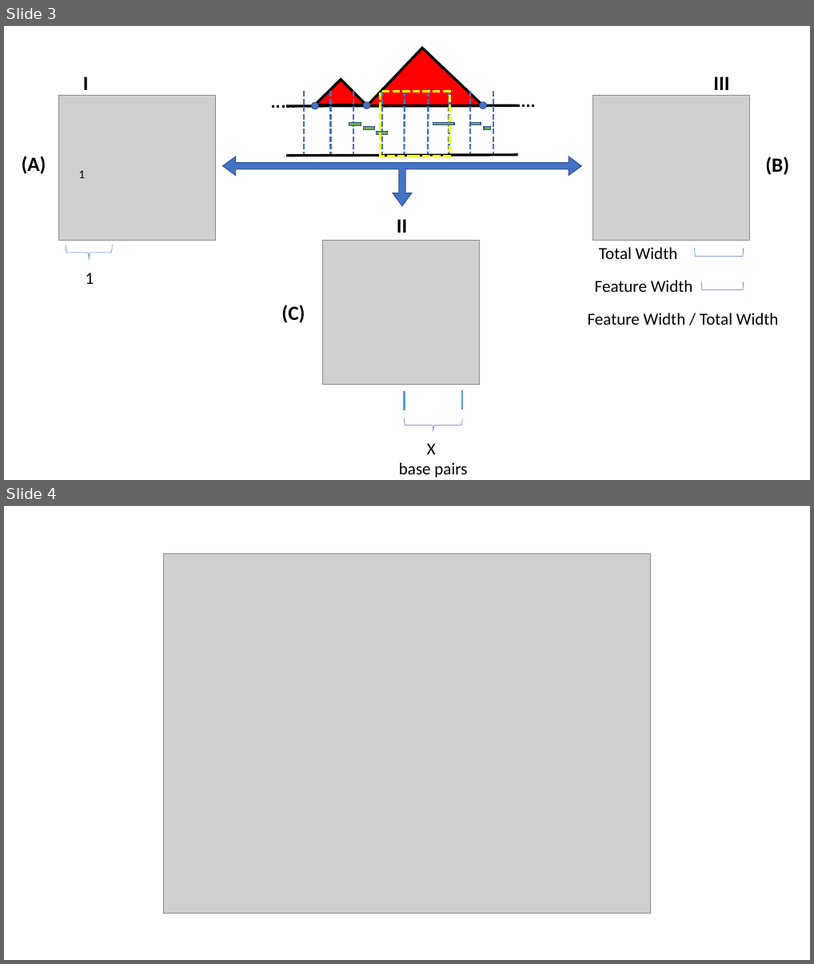
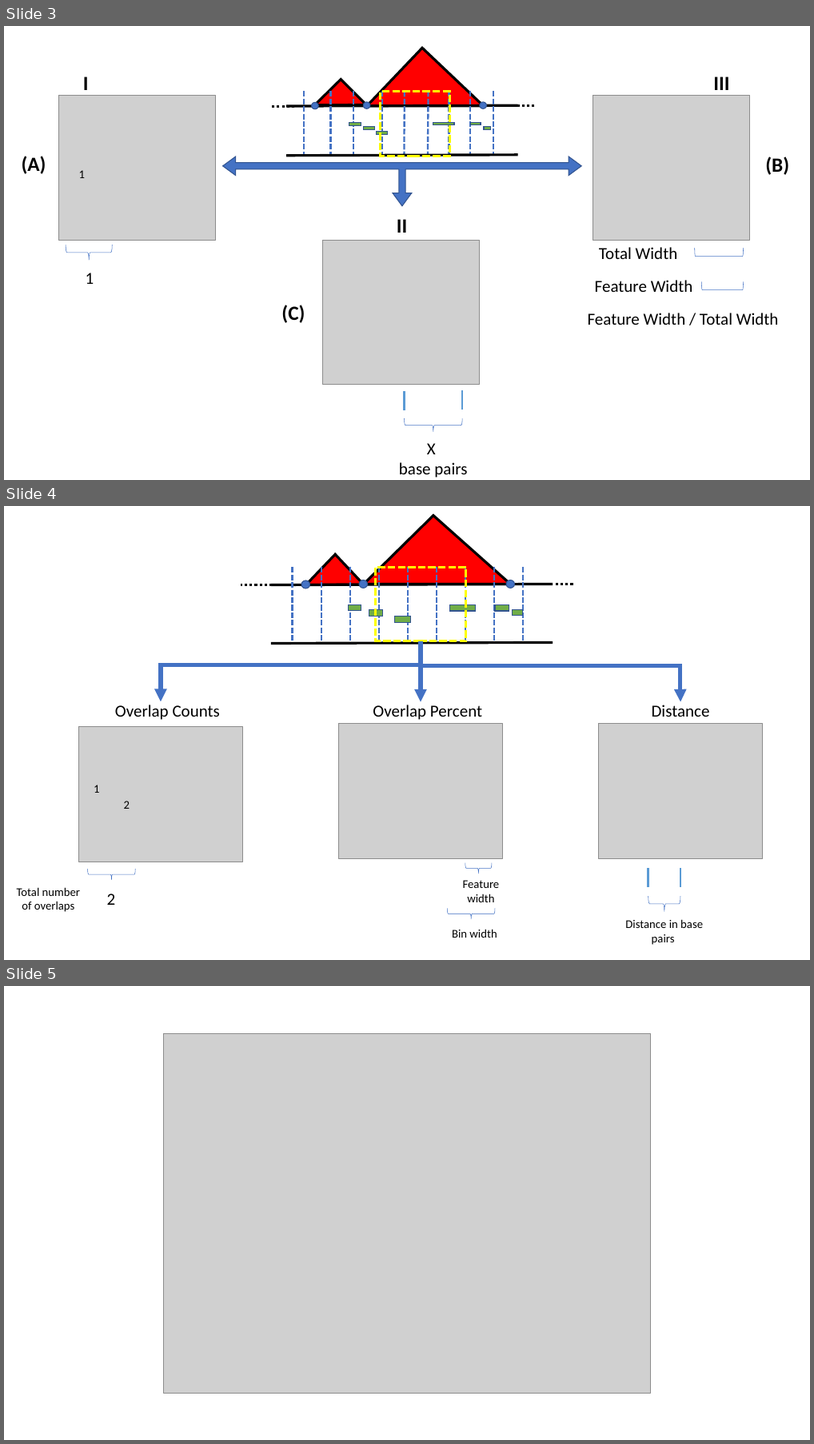
Before and after one commit to stilianoudakis/TAD_predictive_modeling, a slide deck: Manuscript/Figures/figures.pptx. Shown one above the other, each under a label of ours: slides 3 and 4 before the commit, slides 3, 4 and 5 after it. The pictures are 814x964 and 814x1444 pixels, drawn with LibreOffice and Linux fonts; fonts in the diff are those of the drawing; grey boxes stand for pictures. Boxes give left, top, right and bottom in pixels: in the first picture for what was removed or moved away, otherwise in the second. Text is boxed around its words. In the diff, an @@ line names an element or a change of style, - is before the commit and + after.

```diff
--- a/Manuscript/Figures/figures.pptx
+++ b/Manuscript/Figures/figures.pptx
@@ slide 4 added at (4, 506, 810, 960), background #FFFFFF @@
@@ group added at (17, 516, 763, 944): 15 lines, 10 texts, 7 rectangles, 4 right braces, 3 ellipses, 3 pictures, 2 triangles, 2 elbow arrows, 1 arrow @@
+Total number of overlaps
+Overlap Counts
+Overlap Percent
+Distance
+1
+2
+2
+Feature width
+Bin width
+Distance in base pairs
@@ what was slide 4 is now slide 5 @@
```
Also in this commit, not shown: 1 slide changed, 1 other file.
